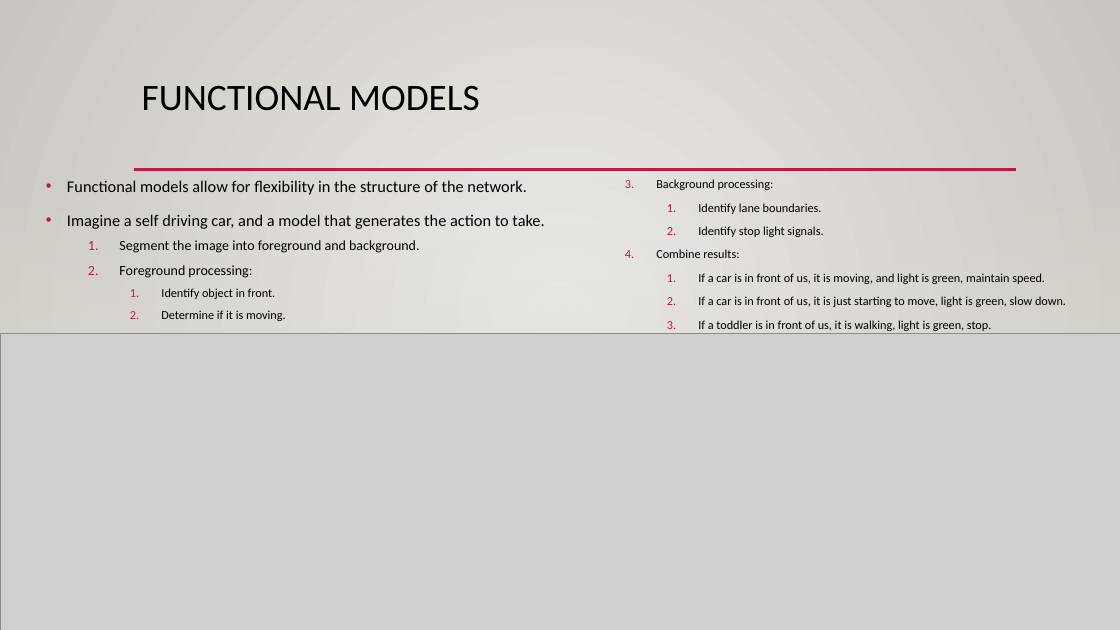
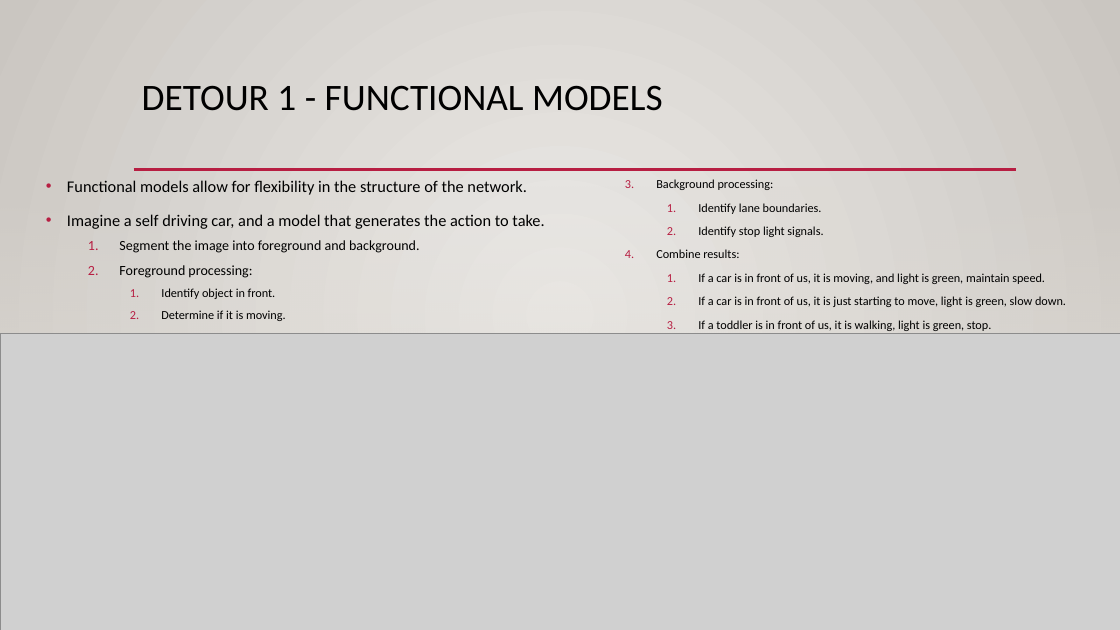
Before and after one commit to allyryry/3950_Workbooks, a slide deck: slide 3 of reference_content/Slides/images_cnn.pptx (slide 6 before the commit). Drawn at 1120x630 pixels with LibreOffice and Linux fonts; fonts in the diff are those of the drawing; grey boxes stand for pictures; background and template pictures are left out. Boxes give left, top, right and bottom in pixels: in the first picture for what was removed or moved away, otherwise in the second. Text is boxed around its words. In the diff, an @@ line names an element or a change of style, - is before the commit and + after.

```diff
--- a/reference_content/Slides/images_cnn.pptx
+++ b/reference_content/Slides/images_cnn.pptx
@@ title at (x1=142, y1=85, x2=663, y2=111): text changed @@
-FUNCTIONAL MODELS
+DETOUR 1 - FUNCTIONAL MODELS
```
Also in this commit, not shown: 1 other slide changed, 1 slide removed, 2 other files.
